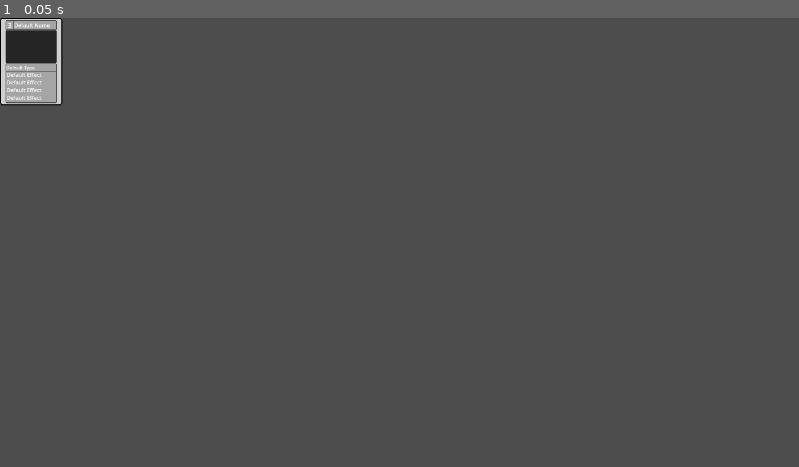
Above: before the commit, frame 1.
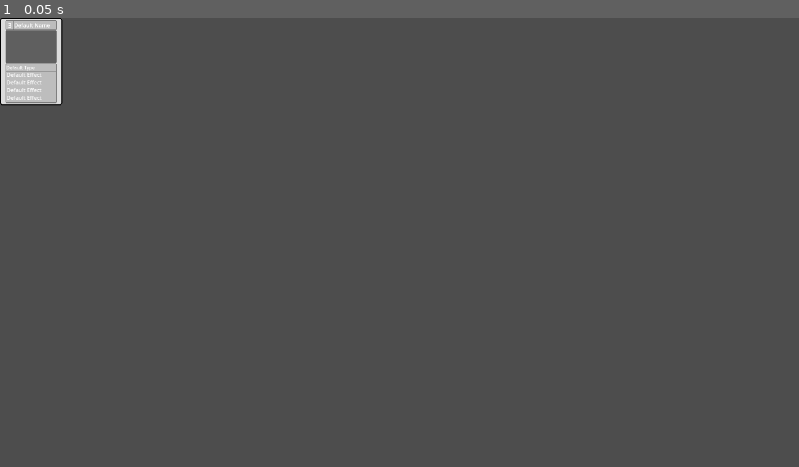
Above: after the commit, the same moment.

Repository: nathanbaney/cardgame
Game: Godot game, scene res://scenes/cards/trading_card.tscn
The game is run twice, just before and just after one commit, with the same random seed, the same clock (stepped at 60 frames per second) and the same inputs. This scene is started directly instead of the project's main scene.
Inputs:
- Up to frame 1 (0.05 s): no input

The runs differ from the first frame. In frame 1, 0.6% of the frame differs, in the area x 0-8%, y 0-20%.

Commit message:
Added card data parser that sets card info + color from json

Diff:
--- a/card_data/all_cards.json
+++ b/card_data/all_cards.json
@@ -1,5 +1,5 @@
 {
-	"cards": [
+	"1":
 		{
 			"name": "Fireball",
 			"color": "RED",
@@ -8,6 +8,7 @@
 			"flavor_text": "Primordial flame distilled into its most basic form.",
 			"effect": "Damage(3,target(F,Z))"
 		},
+	"2":
 		{
 			"name": "Golem",
 			"color": "BROWN",
@@ -16,6 +17,7 @@
 			"flavor_text": "As dependable as the earth it was made from.",
 			"effect": "Summon(2,2,self,_,_,_)"
 		},
+	"3":
 		{
 			"name": "Coldfront",
 			"color": "BLUE",
@@ -24,6 +26,7 @@
 			"flavor_text": ".",
 			"effect": "Freeze(1,.)"
 		},
+	"4":
 		{
 			"name": "Poison Dart",
 			"color": "GREEN",
@@ -32,6 +35,7 @@
 			"flavor_text": ".",
 			"effect": "Poison(2,target(F,Z))"
 		},
+	"5":
 		{
 			"name": "Counterspell",
 			"color": "PURPLE",
@@ -40,6 +44,7 @@
 			"flavor_text": ".",
 			"effect": "Trap(trigger_cast(opponent, _), Counter())"
 		},
+	"6":
 		{
 			"name": "Sparrow",
 			"color": "WHITE",
@@ -48,6 +53,7 @@
 			"flavor_text": ".",
 			"effect": "Summon(1,1,self,_,Flying(),_)"
 		},
+	"7":
 		{
 			"name": "Lightning Rod",
 			"color": "YELLOW",
@@ -55,6 +61,5 @@
 			"effect_text": "Summon a 0/1 Construct. It gives 1 Mana each turn.",
 			"flavor_text": ".",
 			"effect": "Summon(1,1,self,_,time(1, Mana(1)),_)"
-		},
-	]
+		}
 }
--- a/scenes/cards/custom_json_card_factory.gd
+++ b/scenes/cards/custom_json_card_factory.gd
@@ -11,6 +11,8 @@
 ## common back face image of cards
 @export var back_image: Texture2D
 
+var all_card_info: Dictionary
+
 
 func _ready() -> void:
 	if default_card_scene == null:
@@ -23,7 +25,9 @@
 		default_card_scene = null
 	temp_instance.queue_free()
 
+	preload_card_data()
 
+#TODO refactor card_id to be int (need to dump examples first)
 func create_card(card_name: String, target: CardContainer) -> Card:
 	# check card info is cached
 	if preloaded_cards.has(card_name):
@@ -31,70 +35,86 @@
 		var front_image = preloaded_cards[card_name]["texture"]
 		return _create_card_node(card_info.name, front_image, target, card_info)
 	else:
-		var card_info = _load_card_info(card_name)
+		var card_info = get_card_info(card_name)
 		if card_info == null or card_info == {}:
 			push_error("Card info not found for card: %s" % card_name)
 			return null
 
-		if not card_info.has("front_image"):
-			push_error("Card info does not contain 'front_image' key for card: %s" % card_name)
-			return null
-		var front_image_path = card_asset_dir + "/" + card_info["front_image"]
-		var front_image = _load_image(front_image_path)
-		if front_image == null:
-			push_error("Card image not found: %s" % front_image_path)
-			return null
+		#if not card_info.has("front_image"):
+		#	push_error("Card info does not contain 'front_image' key for card: %s" % card_name)
+		#	return null
+		#var front_image_path = card_asset_dir + "/" + card_info["front_image"]
+		#var front_image = _load_image(front_image_path)
+		#if front_image == null:
+		#	push_error("Card image not found: %s" % front_image_path)
+		#	return null
 
-		return _create_card_node(card_info.name, front_image, target, card_info)
+		#TODO add card art asset loading
+
+		return _create_card_node(card_info.name, null, target, card_info)
 
 
 func preload_card_data() -> void:
-	var dir = DirAccess.open(card_info_dir)
-	if dir == null:
-		push_error("Failed to open directory: %s" % card_info_dir)
-		return
+	all_card_info = _load_card_info()
 
-	dir.list_dir_begin()
-	var file_name = dir.get_next()
-	while file_name != "":
-		if !file_name.ends_with(".json"):
-			file_name = dir.get_next()
-			continue
+	#TODO do i need any of this nonsense?
+	#var dir = DirAccess.open(card_info_dir)
+	#if dir == null:
+	#	push_error("Failed to open directory: %s" % card_info_dir)
+	#	return
 
-		var card_name = file_name.get_basename()
-		var card_info = _load_card_info(card_name)
-		if card_info == null:
-			push_error("Failed to load card info for %s" % card_name)
-			continue
+	#dir.list_dir_begin()
+	#var file_name = dir.get_next()
+	#while file_name != "":
+	#	print("loading file ", file_name)
+	#	if !file_name.ends_with(".json"):
+	#		file_name = dir.get_next()
+	#		continue
 
-		var front_image_path = card_asset_dir + "/" + card_info.get("front_image", "")
-		var front_image_texture = _load_image(front_image_path)
-		if front_image_texture == null:
-			push_error("Failed to load card image: %s" % front_image_path)
-			continue
+	#	all_card_info = _load_card_info()
+	#	if all_card_info == null:
+	#		push_error("Failed to load card info for %s" % file_name)
+	#		continue
 
-		preloaded_cards[card_name] = {
-			"info": card_info,
-			"texture": front_image_texture
-		}
-		print("Preloaded card data:", preloaded_cards[card_name])
+		#TODO front image stuff
+		#var front_image_path = card_asset_dir + "/" + card_info.get("front_image", "")
+		#var front_image_texture = _load_image(front_image_path)
+		#if front_image_texture == null:
+		#	push_error("Failed to load card image: %s" % front_image_path)
+		#	continue
 
-		file_name = dir.get_next()
+		#preloaded_cards[card_name] = {
+		#	"info": card_info,
+		#	"texture": null
+		#}
+		#print("Preloaded card data:", preloaded_cards[card_name])
+
+	#	file_name = dir.get_next()
+
+#TODO refactor card_id to string
+func get_card_info(card_id: String) -> Dictionary:
+	print("card id: ", card_id)
+	print("all card info: ", all_card_info)
+	if all_card_info == null or all_card_info == {}:
+		push_error("all_card_info is null or empty")
+		pass
+	return all_card_info.get(card_id)
 
 
-func _load_card_info(card_name: String) -> Dictionary:
-	var json_path = card_info_dir + "/" + card_name + ".json"
-	if !FileAccess.file_exists(json_path):
+func _load_card_info() -> Dictionary:
+	print("made it this far!")
+	if !FileAccess.file_exists(card_info_dir):
 		return {}
 
-	var file = FileAccess.open(json_path, FileAccess.READ)
+	var file = FileAccess.open(card_info_dir, FileAccess.READ)
 	var json_string = file.get_as_text()
+	print("json string: ", json_string)
 	file.close()
 
 	var json = JSON.new()
 	var error = json.parse(json_string)
 	if error != OK:
-		push_error("Failed to parse JSON: %s" % json_path)
+		push_error("Failed to parse JSON: %s" % card_info_dir)
 		return {}
 
 	return json.data
@@ -124,11 +144,12 @@
 	card.card_name = card_name
 	card.set_faces(front_image, back_image)
 	card.scale = Vector2(2,2)
+	card.set_front_face_from_info(card_info)
 
 	return card
 
 
-func _generate_card(_card_info: Dictionary) -> Card:
+func _generate_card(_card_info: Dictionary) -> TradingCard:
 	if default_card_scene == null:
 		push_error("default_card_scene is not assigned!")
 		return null
--- a/scenes/cards/custom_json_card_factory.tscn
+++ b/scenes/cards/custom_json_card_factory.tscn
@@ -1,13 +1,13 @@
 [gd_scene load_steps=4 format=3 uid="uid://bmxrc82544a5u"]
 
 [ext_resource type="Script" uid="uid://cyeiblce0efth" path="res://scenes/cards/custom_json_card_factory.gd" id="1_3l4ln"]
-[ext_resource type="PackedScene" uid="uid://brjlo8xing83p" path="res://addons/card-framework/card.tscn" id="2_bacqf"]
+[ext_resource type="PackedScene" uid="uid://bkfdyidbgrnsc" path="res://scenes/cards/trading_card.tscn" id="2_bacqf"]
 [ext_resource type="Texture2D" uid="uid://51bevdcn6a57" path="res://example1/assets/images/cards/cardBack_red1.png" id="3_7eulg"]
 
 [node name="CustomJsonCardFactory" type="Node"]
 script = ExtResource("1_3l4ln")
 default_card_scene = ExtResource("2_bacqf")
 card_asset_dir = "res://example1/assets/images/cards"
-card_info_dir = "res://card_data"
+card_info_dir = "res://card_data/all_cards.json"
 back_image = ExtResource("3_7eulg")
 metadata/_custom_type_script = "uid://cyeiblce0efth"
--- a/scenes/cards/trading_card.gd
+++ b/scenes/cards/trading_card.gd
@@ -1 +1,68 @@
 class_name TradingCard extends Card
+
+@onready var card_frame: TextureRect = $FrontFace/TextureRect
+@onready var card_color_overlay: ColorRect = $FrontFace/ColorOverlay
+@onready var card_art: TextureRect = $FrontFace/CardArt
+@onready var name_label: RichTextLabel = $FrontFace/NameLabel
+@onready var effect_label: RichTextLabel = $FrontFace/EffectLabel
+@onready var cost_label: RichTextLabel = $FrontFace/CostLabel
+@onready var type_label: RichTextLabel = $FrontFace/TypeLabel
+
+const COLOR_RED_NAME: String = "RED"
+const COLOR_BLUE_NAME: String = "BLUE"
+const COLOR_YELLOW_NAME: String = "YELLOW"
+const COLOR_BROWN_NAME: String = "BROWN"
+const COLOR_GREEN_NAME: String = "GREEN"
+const COLOR_PURPLE_NAME: String = "PURPLE"
+const COLOR_WHITE_NAME: String = "WHITE"
+const COLOR_COLORLESS_NAME: String = "COLORLESS"
+
+const COLOR_RED: Color = Color(Color.RED, 0.2)
+const COLOR_BLUE: Color = Color(0, 0, 1, 0.3)
+const COLOR_YELLOW: Color = Color(1, 1, 0, 0.3)
+const COLOR_BROWN: Color = Color(0.647059, 0.164706, 0.164706, 0.3)
+const COLOR_GREEN: Color = Color(0, 1, 0, 0.3)
+const COLOR_PURPLE: Color = Color(0.4, 0.2, 0.6, 0.3)
+const COLOR_WHITE: Color = Color(0.980392, 0.921569, 0.843137, 0.3)
+const COLOR_COLORLESS: Color = Color(0.662745, 0.662745, 0.662745, 0.3)
+
+func set_faces(front_face: Texture2D, back_face: Texture2D) -> void:
+	if front_face:
+		card_art.texture = front_face
+	back_face_texture.texture = back_face
+
+func set_front_face_from_info(card_info: Dictionary):
+	var name_string: String = card_info.get("name")
+	var effect_string: String = card_info.get("effect_text")
+	var cost_string: String = String.num(card_info.get("cost"))
+	#TODO var type_string: String = card_info.get("type")
+	var color_string: String = card_info.get("color")
+
+	name_label.text = name_string
+	effect_label.text = effect_string
+	cost_label.text = cost_string
+	#TODO type_label.text = type_string
+
+	set_front_face_color(color_string)
+
+
+func set_front_face_color(color: String):
+	match color:
+		COLOR_RED_NAME:
+			card_color_overlay.color = Color.RED
+		COLOR_BLUE_NAME:
+			card_color_overlay.color = Color.BLUE
+		COLOR_YELLOW_NAME:
+			card_color_overlay.color = Color.YELLOW
+		COLOR_BROWN_NAME:
+			card_color_overlay.color = Color.BROWN
+		COLOR_GREEN_NAME:
+			card_color_overlay.color = Color.GREEN
+		COLOR_PURPLE_NAME:
+			card_color_overlay.color = Color.PURPLE
+		COLOR_WHITE_NAME:
+			card_color_overlay.color = Color.ANTIQUE_WHITE
+		_:
+			card_color_overlay.color = Color.DARK_GRAY
+
+	card_color_overlay.color
--- a/scenes/cards/trading_card.tscn
+++ b/scenes/cards/trading_card.tscn
@@ -21,6 +21,14 @@
 offset_right = 150.0
 offset_bottom = 210.0
 texture = ExtResource("2_4x0rh")
+
+[node name="ColorOverlay" type="ColorRect" parent="FrontFace"]
+layout_mode = 0
+offset_left = 3.0
+offset_top = 3.0
+offset_right = 147.0
+offset_bottom = 207.0
+color = Color(1, 1, 1, 0.266667)
 
 [node name="NameLabel" type="RichTextLabel" parent="FrontFace"]
 layout_mode = 0
@@ -60,6 +68,13 @@
 scale = Vector2(0.7, 0.7)
 text = "Default Type"
 
+[node name="CardArt" type="TextureRect" parent="FrontFace"]
+layout_mode = 0
+offset_left = 15.0
+offset_top = 32.0
+offset_right = 135.0
+offset_bottom = 106.0
+
 [node name="BackFace" type="Control" parent="."]
 layout_mode = 3
 anchors_preset = 0
--- a/scenes/cards/ui_card_game_layer.gd
+++ b/scenes/cards/ui_card_game_layer.gd
@@ -21,13 +21,10 @@
 		card_factory.create_card(card, player_deck)
 
 func _get_randomized_card_list() -> Array:
-	var suits = ["club", "spade", "diamond", "heart"]
-	var values = ["2", "3", "4", "5", "6", "7", "8", "9", "10", "J", "Q", "K", "A"]
 
 	var card_list = []
-	for suit in suits:
-		for value in values:
-			card_list.append("%s_%s" % [suit, value])
+	for ii in range(1, 8):
+		card_list.append("%s" % ii)
 
 	card_list.shuffle()
 
